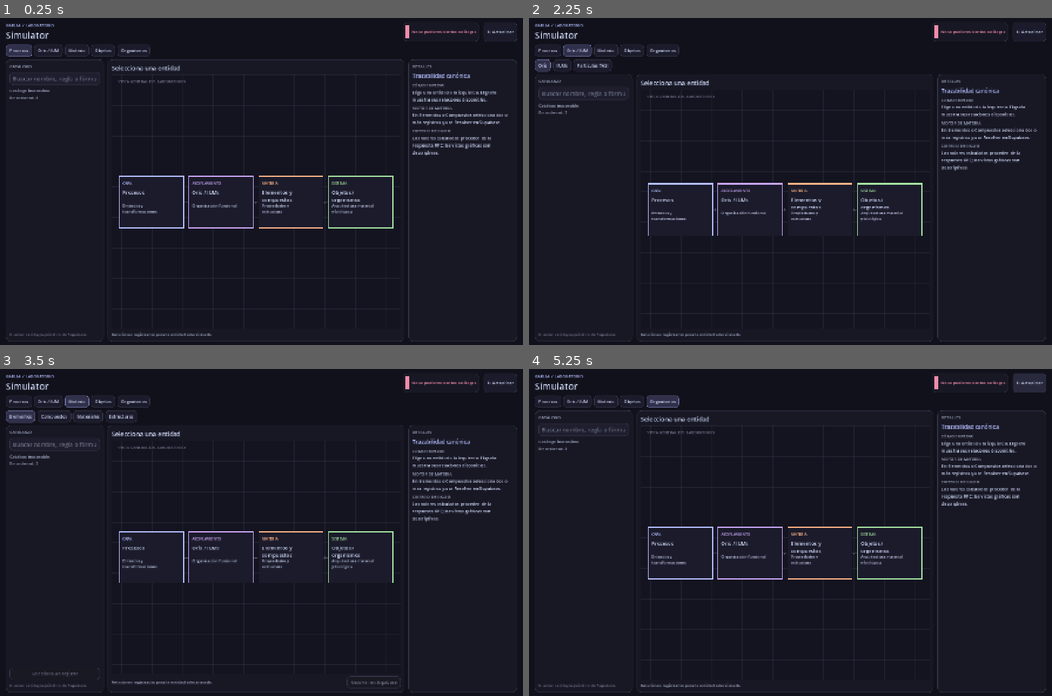
Above: before the commit, frames 1-4 (two rows, left to right).
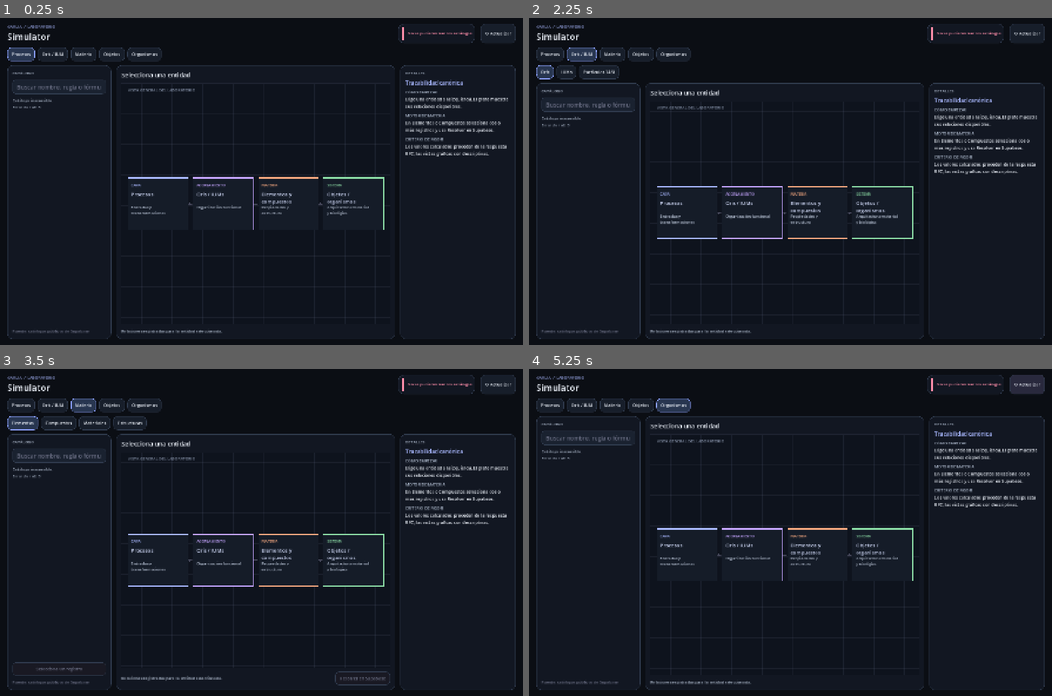
Above: after the commit, the same moments.

Repository: Franilover/Simulator
Game: Godot game, scene res://scenes/main.tscn
Two runs of this game, one before a commit and one after it. Both use one fixed random seed, a clock stepped at 60 frames per second and the inputs below.
Inputs:
- Up to frame 1 (0.25 s): no input
- Up to frame 2 (2.25 s): click "↻ Actualizar" at 0.5 s; click "Procesos" at 1.25 s; click "Oris / IUM" at 2 s
- Up to frame 3 (3.5 s): click "Materia" at 2.75 s
- Up to frame 4 (5.25 s): click "Objetos" at 3.5 s; click "Organismos" at 4.25 s; click "↻ Actualizar" at 5 s

The runs differ from the first frame. In frame 1, 7.0% of the frame differs, in the area x 1-99%, y 1-99%; in frame 2, 8.0%; in frame 3, 8.5%; in frame 4, 7.2%.

Commit message:
Establish refined high-contrast laboratory visual system

Diff:
--- a/scripts/simulator.gd
+++ b/scripts/simulator.gd
@@ -2,26 +2,26 @@
 
 const SupabaseConfig = preload("res://scripts/supabase_config.gd")
 
-const BG := Color("#11111b")
-const SURFACE := Color("#181825")
-const SURFACE_ALT := Color("#1e1e2e")
-const BORDER := Color("#313244")
-const TEXT_COLOR := Color("#cdd6f4")
-const MUTED := Color("#a6adc8")
-const ACCENT := Color("#b4befe")
-const TEAL := Color("#94e2d5")
-const GREEN := Color("#a6e3a1")
-const YELLOW := Color("#f9e2af")
-const ORANGE := Color("#fab387")
-const RED := Color("#f38ba8")
-const LAVENDER := Color("#cba6f7")
+const BG := Color("#0b0e14")
+const SURFACE := Color("#121722")
+const SURFACE_ALT := Color("#1a2230")
+const BORDER := Color("#303b4e")
+const TEXT_COLOR := Color("#edf2fa")
+const MUTED := Color("#b1bdd0")
+const ACCENT := Color("#a9b8ff")
+const TEAL := Color("#7ce0d0")
+const GREEN := Color("#8cdda6")
+const YELLOW := Color("#f3ce7a")
+const ORANGE := Color("#f3a77f")
+const RED := Color("#ff8eaa")
+const LAVENDER := Color("#c5a5ff")
 
 class FlowCanvas extends Control:
 	var nodes_data: Array = []
 	var caption := ""
 	const INK := Color("#cdd6f4")
 	const ACCENT := Color("#b4befe")
-	const SUBTLE := Color("#6c7086")
+	const SUBTLE := Color("#8793aa")
 	const LINE := Color("#45475a")
 
 	func set_graph(data: Array, title_text: String) -> void:
@@ -30,10 +30,10 @@
 		queue_redraw()
 
 	func _draw() -> void:
-		draw_rect(Rect2(Vector2.ZERO, size), Color("#141420"), true)
+		draw_rect(Rect2(Vector2.ZERO, size), Color("#0e131d"), true)
 		var gx := 0.0
 		while gx < size.x:
-			draw_line(Vector2(gx, 0), Vector2(gx, size.y), Color(0.42, 0.43, 0.55, 0.13), 1.0)
+			draw_line(Vector2(gx, 0), Vector2(gx, size.y), Color(0.52, 0.60, 0.75, 0.10), 1.0)
 			gx += 28.0
 		var gy := 0.0
 		while gy < size.y:
@@ -72,12 +72,12 @@
 					Vector2(x2 - 7.0, y_mid + 4.0)
 				]), LINE)
 
-			draw_rect(rect, Color("#1b1b2b"), true)
+			draw_rect(rect, Color("#151c28"), true)
 			draw_rect(rect, tint, false, 1.4)
 			draw_rect(Rect2(rect.position, Vector2(box_width, 4.0)), tint, true)
 			draw_string(ThemeDB.fallback_font, Vector2(px + 9, start_y + 25), _short(str(data.get("role", "ETAPA")), 17).to_upper(), HORIZONTAL_ALIGNMENT_LEFT, box_width - 18, 10, tint)
 			draw_multiline_string(ThemeDB.fallback_font, Vector2(px + 9, start_y + 51), _wrap(_short(str(data.get("title", "Nodo")), 34), 18), HORIZONTAL_ALIGNMENT_LEFT, box_width - 18, 14, -1, INK)
-			draw_multiline_string(ThemeDB.fallback_font, Vector2(px + 9, start_y + 86), _wrap(_short(str(data.get("detail", "")), 96), 22), HORIZONTAL_ALIGNMENT_LEFT, box_width - 18, 11, -1, Color("#bac2de"))
+			draw_multiline_string(ThemeDB.fallback_font, Vector2(px + 9, start_y + 86), _wrap(_short(str(data.get("detail", "")), 96), 22), HORIZONTAL_ALIGNMENT_LEFT, box_width - 18, 11, -1, Color("#c5d0e3"))
 
 	func _short(value: String, length: int) -> String:
 		if value.length() <= length:
@@ -155,18 +155,18 @@
 
 	var outer := MarginContainer.new()
 	outer.set_anchors_and_offsets_preset(Control.PRESET_FULL_RECT)
-	outer.add_theme_constant_override("margin_left", 16)
-	outer.add_theme_constant_override("margin_right", 16)
-	outer.add_theme_constant_override("margin_top", 12)
-	outer.add_theme_constant_override("margin_bottom", 10)
+	outer.add_theme_constant_override("margin_left", 20)
+	outer.add_theme_constant_override("margin_right", 20)
+	outer.add_theme_constant_override("margin_top", 16)
+	outer.add_theme_constant_override("margin_bottom", 16)
 	add_child(outer)
 
 	var page := VBoxContainer.new()
-	page.add_theme_constant_override("separation", 8)
+	page.add_theme_constant_override("separation", 12)
 	outer.add_child(page)
 
 	var header := HBoxContainer.new()
-	header.add_theme_constant_override("separation", 12)
+	header.add_theme_constant_override("separation", 16)
 	page.add_child(header)
 
 	var identity := VBoxContainer.new()
@@ -195,23 +195,23 @@
 	header.add_child(_button("↻ Actualizar", Callable(self, "_reload_catalogues"), false))
 
 	mode_tabs = HBoxContainer.new()
-	mode_tabs.add_theme_constant_override("separation", 6)
+	mode_tabs.add_theme_constant_override("separation", 8)
 	page.add_child(mode_tabs)
 	subnav = HBoxContainer.new()
-	subnav.add_theme_constant_override("separation", 6)
+	subnav.add_theme_constant_override("separation", 8)
 	page.add_child(subnav)
 
 	var body := HBoxContainer.new()
-	body.add_theme_constant_override("separation", 10)
+	body.add_theme_constant_override("separation", 14)
 	body.size_flags_vertical = Control.SIZE_EXPAND_FILL
 	page.add_child(body)
 
 	var left_panel := _panel()
-	left_panel.custom_minimum_size = Vector2(270, 0)
+	left_panel.custom_minimum_size = Vector2(286, 0)
 	body.add_child(left_panel)
 	var left := VBoxContainer.new()
-	left.add_theme_constant_override("separation", 8)
-	left_panel.add_child(_with_margin(left, 11))
+	left.add_theme_constant_override("separation", 10)
+	left_panel.add_child(_with_margin(left, 14))
 	left.add_child(_label("CATÁLOGO", 11, MUTED))
 	search_input = LineEdit.new()
 	search_input.placeholder_text = "Buscar nombre, regla o fórmula…"
@@ -230,7 +230,7 @@
 	left.add_child(list_scroll)
 	catalog_list = VBoxContainer.new()
 	catalog_list.size_flags_horizontal = Control.SIZE_EXPAND_FILL
-	catalog_list.add_theme_constant_override("separation", 5)
+	catalog_list.add_theme_constant_override("separation", 7)
 	list_scroll.add_child(catalog_list)
 
 	selection_button = _button("Incluir en selección", Callable(self, "_toggle_selection"), false)
@@ -243,8 +243,8 @@
 	center_panel.size_flags_vertical = Control.SIZE_EXPAND_FILL
 	body.add_child(center_panel)
 	var center := VBoxContainer.new()
-	center.add_theme_constant_override("separation", 8)
-	center_panel.add_child(_with_margin(center, 11))
+	center.add_theme_constant_override("separation", 12)
+	center_panel.add_child(_with_margin(center, 14))
 
 	var center_header := HBoxContainer.new()
 	center.add_child(center_header)
@@ -278,7 +278,7 @@
 	process_lab_panel.visible = false
 	center.add_child(process_lab_panel)
 	var process_lab_content := VBoxContainer.new()
-	process_lab_content.add_theme_constant_override("separation", 6)
+	process_lab_content.add_theme_constant_override("separation", 9)
 	process_lab_panel.add_child(_with_margin(process_lab_content, 9))
 	process_lab_content.add_child(_label("DEMANDA DE ETERIUM", 11, TEAL))
 	process_requirements_label = _label("Magnitudes requeridas por la ley registrada.", 11, MUTED)
@@ -324,7 +324,7 @@
 	process_lab_content.add_child(context_row)
 	context_row.add_child(_label("CONTEXTO FÍSICO · JSON", 10, MUTED))
 	process_context_input = TextEdit.new()
-	process_context_input.custom_minimum_size.y = 62
+	process_context_input.custom_minimum_size.y = 76
 	process_context_input.placeholder_text = "{\"masa_objetivo\": 2, \"temperatura_inicial\": 300}"
 	process_context_input.text = "{}"
 	process_context_input.wrap_mode = TextEdit.LINE_WRAPPING_BOUNDARY
@@ -340,7 +340,7 @@
 
 	result_panel = _panel()
 	result_panel.visible = false
-	result_panel.custom_minimum_size.y = 94
+	result_panel.custom_minimum_size.y = 108
 	center.add_child(result_panel)
 	var result_content := VBoxContainer.new()
 	result_content.add_theme_constant_override("separation", 4)
@@ -348,15 +348,15 @@
 	result_content.add_child(_label("RESULTADO", 11, TEAL))
 	result_label = _label("", 12, TEXT_COLOR)
 	result_label.autowrap_mode = TextServer.AUTOWRAP_WORD_SMART
-	result_label.custom_minimum_size.y = 42
+	result_label.custom_minimum_size.y = 50
 	result_content.add_child(result_label)
 
 	var right_panel := _panel()
-	right_panel.custom_minimum_size = Vector2(300, 0)
+	right_panel.custom_minimum_size = Vector2(318, 0)
 	body.add_child(right_panel)
 	var right := VBoxContainer.new()
 	right.add_theme_constant_override("separation", 7)
-	right_panel.add_child(_with_margin(right, 11))
+	right_panel.add_child(_with_margin(right, 14))
 	right.add_child(_label("DETALLES", 11, MUTED))
 	inspector_title = _label("Registro seleccionado", 15, ACCENT)
 	right.add_child(inspector_title)
@@ -366,7 +366,7 @@
 	right.add_child(inspector_scroll)
 	inspector_content = VBoxContainer.new()
 	inspector_content.size_flags_horizontal = Control.SIZE_EXPAND_FILL
-	inspector_content.add_theme_constant_override("separation", 7)
+	inspector_content.add_theme_constant_override("separation", 9)
 	inspector_scroll.add_child(inspector_content)
 
 
@@ -1313,14 +1313,14 @@
 
 func _button_style(active: bool) -> StyleBoxFlat:
 	var style := StyleBoxFlat.new()
-	style.bg_color = Color("#30304b") if active else Color("#1b1b2b")
-	style.border_color = Color("#6c6c9c") if active else BORDER
+	style.bg_color = Color("#283650") if active else Color("#171e2a")
+	style.border_color = Color("#8ea3ff") if active else BORDER
 	style.set_border_width_all(1)
-	style.set_corner_radius_all(8)
-	style.content_margin_left = 10
-	style.content_margin_right = 10
-	style.content_margin_top = 8
-	style.content_margin_bottom = 8
+	style.set_corner_radius_all(10)
+	style.content_margin_left = 12
+	style.content_margin_right = 12
+	style.content_margin_top = 10
+	style.content_margin_bottom = 10
 	return style
 
 
@@ -1330,7 +1330,7 @@
 	style.bg_color = SURFACE
 	style.border_color = BORDER
 	style.set_border_width_all(1)
-	style.set_corner_radius_all(12)
+	style.set_corner_radius_all(14)
 	style.content_margin_left = 0
 	style.content_margin_right = 0
 	style.content_margin_top = 0
@@ -1345,10 +1345,10 @@
 	style.border_color = ACCENT if focused else BORDER
 	style.set_border_width_all(1)
 	style.set_corner_radius_all(8)
-	style.content_margin_left = 8
-	style.content_margin_right = 8
-	style.content_margin_top = 6
-	style.content_margin_bottom = 6
+	style.content_margin_left = 12
+	style.content_margin_right = 12
+	style.content_margin_top = 8
+	style.content_margin_bottom = 8
 	return style
 
 
